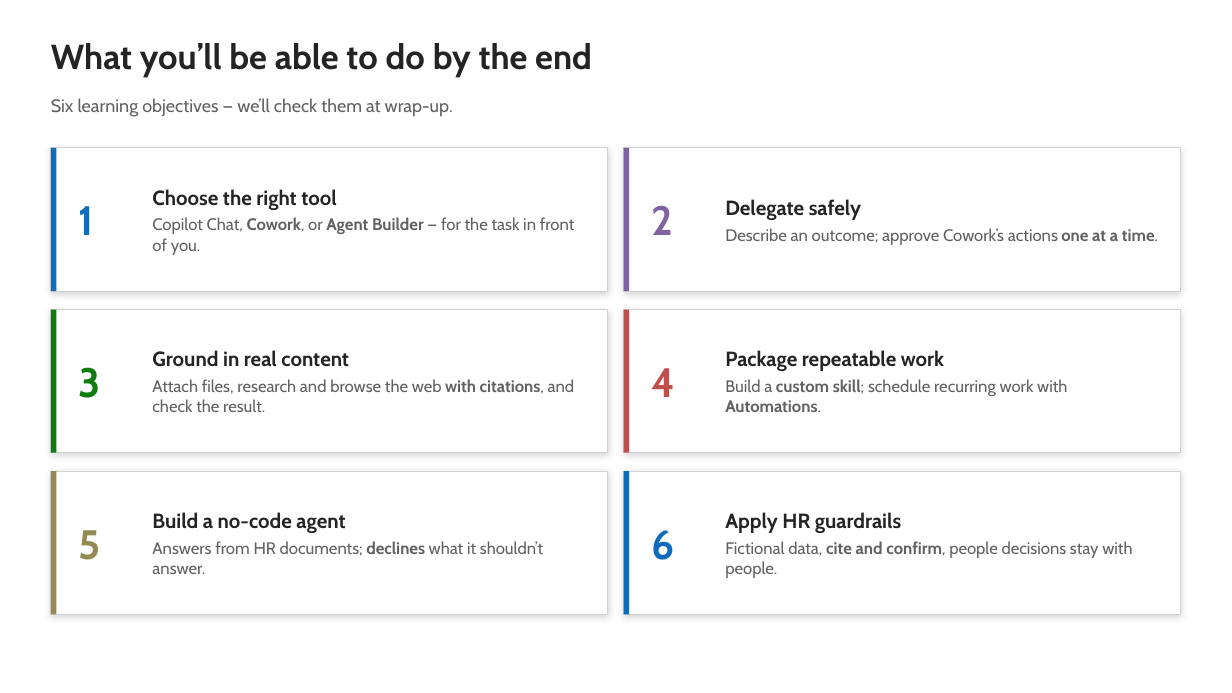
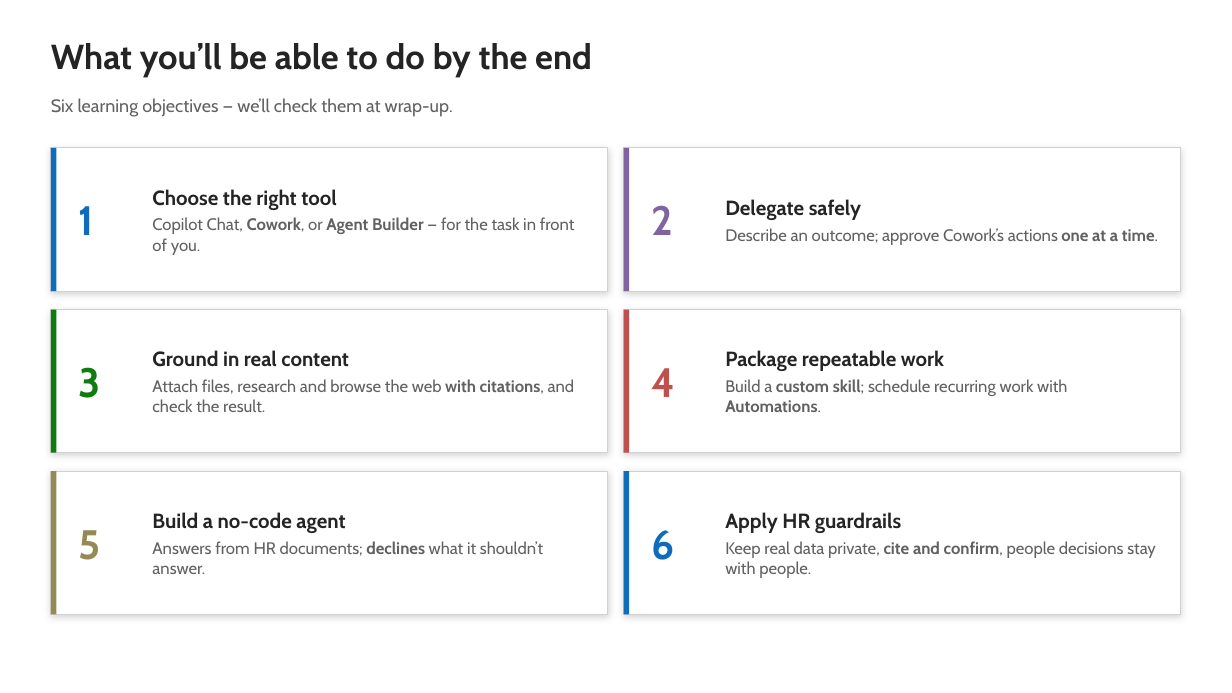
Before and after one commit to ragage/ai_hr_cowork_workshop, a slide deck: slide 3 of instructor/instructor-deck.pptx. Drawn at 1232x693 pixels with LibreOffice and Linux fonts; fonts in the diff are those of the drawing. Boxes give left, top, right and bottom in pixels: in the first picture for what was removed or moved away, otherwise in the second. Text is boxed around its words. In the diff, an @@ line names an element or a change of style, - is before the commit and + after.

```diff
--- a/instructor/instructor-deck.pptx
+++ b/instructor/instructor-deck.pptx
@@ text at box(725, 541, 1156, 578): text changed @@
-Fictional data, cite and confirm, people decisions stay with people.
+Keep real data private, cite and confirm, people decisions stay with people.
```
Also in this commit, not shown: 24 other slides changed, 44 other files.
